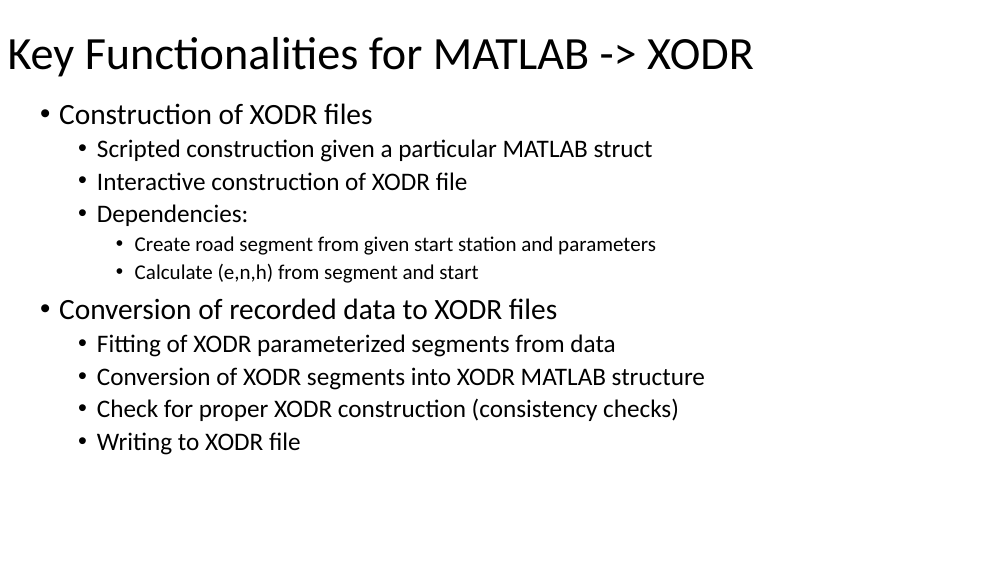
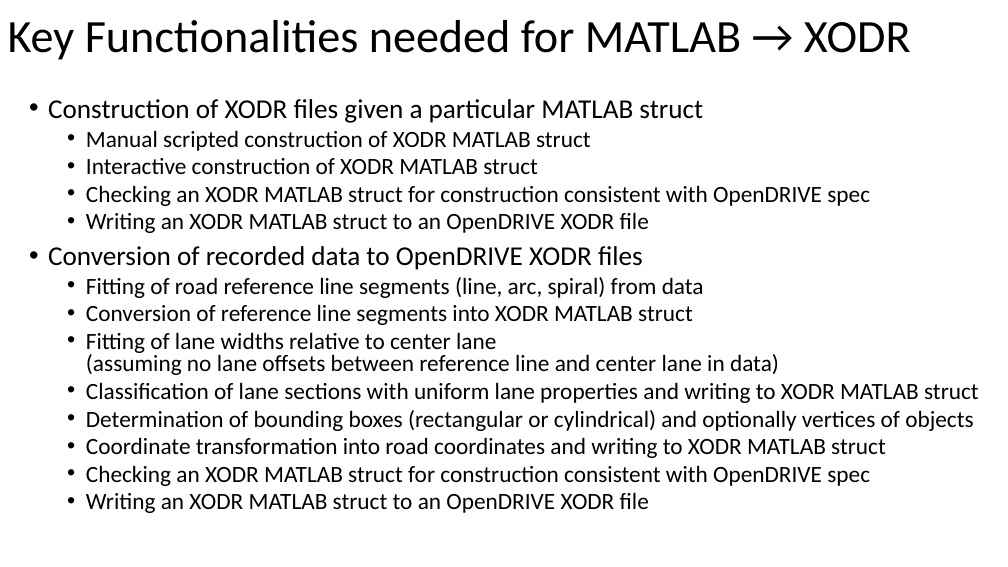
Before and after one commit to ivsg-psu/PathPlanning_MapTools_ParseXODR, a slide deck: slide 8 of Documents/OpenDRIVE-MATLAB.pptx (slide 9 before the commit). Drawn at 1008x567 pixels with LibreOffice and Linux fonts; fonts in the diff are those of the drawing. Boxes give left, top, right and bottom in pixels: in the first picture for what was removed or moved away, otherwise in the second. Text is boxed around its words. In the diff, an @@ line names an element or a change of style, - is before the commit and + after.

Commit message:
DOC: added more documentation for the overall library of functions related to conversion, plotting, and handling of OpenDRIVE data structures in MATLAB

```diff
--- a/Documents/OpenDRIVE-MATLAB.pptx
+++ b/Documents/OpenDRIVE-MATLAB.pptx
@@ title at [8, 20, 911, 60]: text changed @@
-Key Functionalities for MATLAB -> XODR
+Key Functionalities needed for MATLAB → XODR
@@ text at [48, 99, 979, 513]: text changed; size 24 to 22.2 pt @@
-• Construction of XODR files
-  • Scripted construction given a particular MATLAB struct
-  • Interactive construction of XODR file
-  • Dependencies:
-    • Create road segment from given start station and parameters
-    • Calculate (e,n,h) from segment and start
-• Conversion of recorded data to XODR files
-  • Fitting of XODR parameterized segments from data
-  • Conversion of XODR segments into XODR MATLAB structure
-  • Check for proper XODR construction (consistency checks)
-  • Writing to XODR file
+• Construction of XODR files given a particular MATLAB struct
+  • Manual scripted construction of XODR MATLAB struct
+  • Interactive construction of XODR MATLAB struct
+  • Checking an XODR MATLAB struct for construction consistent with OpenDRIVE spec
+  • Writing an XODR MATLAB struct to an OpenDRIVE XODR file
+• Conversion of recorded data to OpenDRIVE XODR files
+  • Fitting of road reference line segments (line, arc, spiral) from data
+  • Conversion of reference line segments into XODR MATLAB struct
+  • Fitting of lane widths relative to center lane
+    (assuming no lane offsets between reference line and center lane in data)
+  • Classification of lane sections with uniform lane properties and writing to XODR MATLAB struct
+  • Determination of bounding boxes (rectangular or cylindrical) and optionally vertices of objects
+  • Coordinate transformation into road coordinates and writing to XODR MATLAB struct
+  • Checking an XODR MATLAB struct for construction consistent with OpenDRIVE spec
+  • Writing an XODR MATLAB struct to an OpenDRIVE XODR file
```
Also in this commit, not shown: 10 other slides changed, 10 slides added, 3 slides removed, 3 other files.
